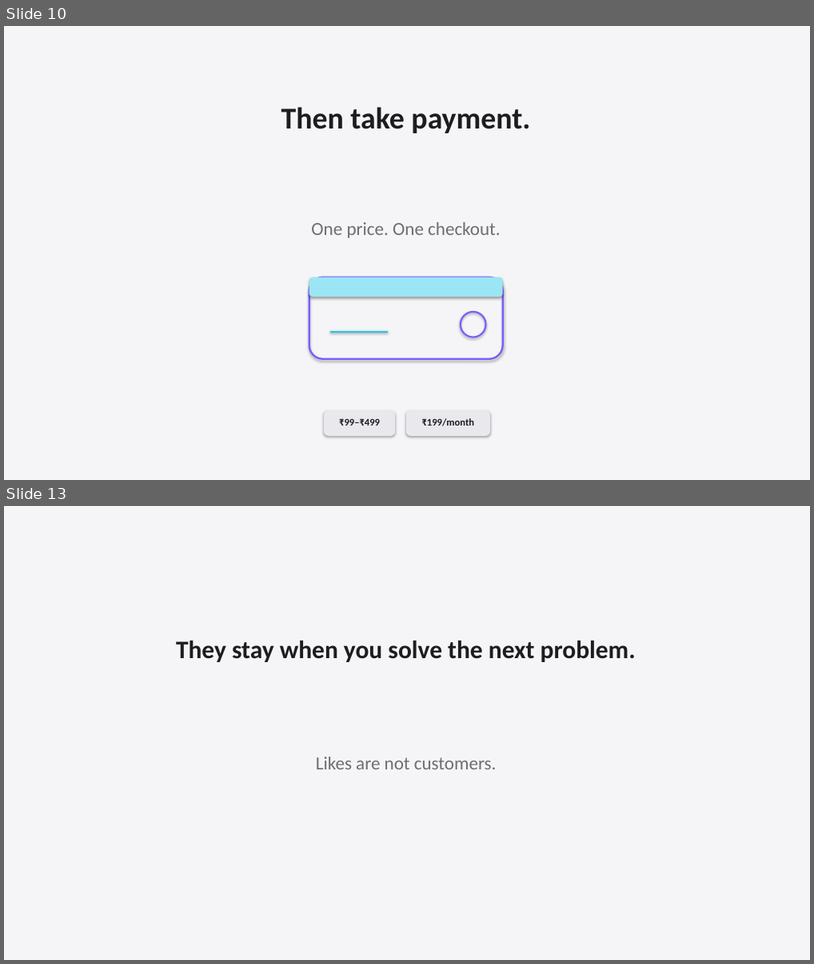
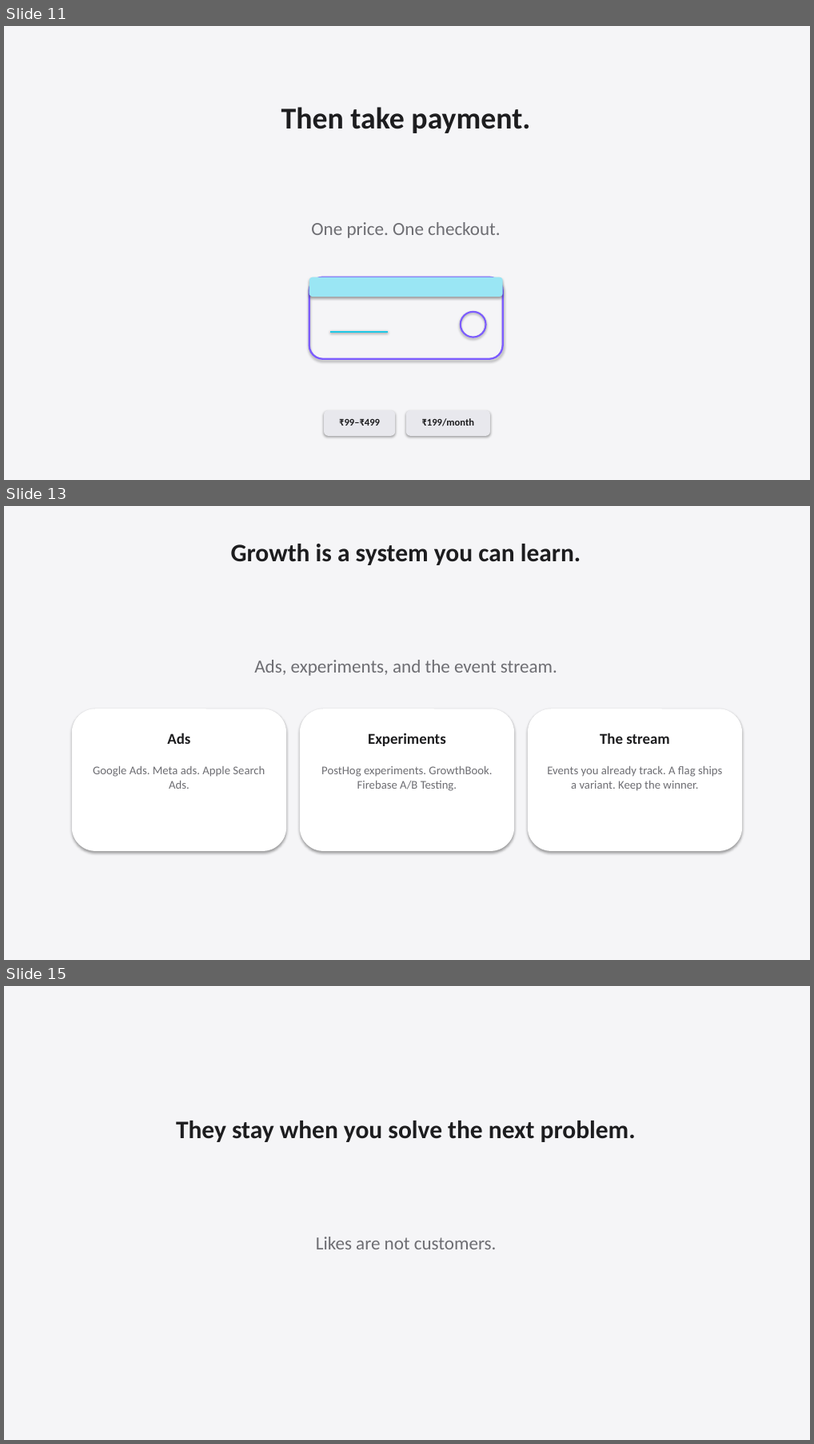
Before and after one commit to shangeethsivan/shangeethsivan.github.io, a slide deck: talks/whats-stopping-us-from-building-great-products-and-monetizing-them/whats-stopping-us-from-building-great-products-and-monetizing-them.pptx. Shown one above the other, each under a label of ours: slides 10 and 13 before the commit, slides 11, 13 and 15 after it; the slides between them are not shown. The pictures are 814x964 and 814x1444 pixels, drawn with LibreOffice and Linux fonts; fonts in the diff are those of the drawing. Boxes give left, top, right and bottom in pixels: in the first picture for what was removed or moved away, otherwise in the second. Text is boxed around its words. In the diff, an @@ line names an element or a change of style, - is before the commit and + after.

Commit message:
Expand the Shipaton keynote to twenty-five slides.
Adds checkout providers, Firebase analytics, a growth slide, and a follow slide so the HTML, PPTX, and PDF match before review.

```diff
--- a/talks/whats-stopping-us-from-building-great-products-and-monetizing-them/whats-stopping-us-from-building-great-products-and-monetizing-them.pptx
+++ b/talks/whats-stopping-us-from-building-great-products-and-monetizing-them/whats-stopping-us-from-building-great-products-and-monetizing-them.pptx
@@ slide 13 added at [4,506,810,960], background #FFFFFF @@
@@ rectangle added at [4,506,810,960], fill #F5F5F7 @@
@@ text added at [231,544,582,565], 30 pt, text #1D1D1F, bold @@
+Growth is a system you can learn.
@@ text added at [254,660,558,676], 22 pt, text #6E6E73 @@
+Ads, experiments, and the event stream.
@@ rounded rectangle added at [72,708,286,851], fill #FFFFFF @@
@@ rounded rectangle added at [300,708,514,851], fill #FFFFFF @@
@@ rounded rectangle added at [528,708,742,851], fill #FFFFFF @@
@@ text added at [167,732,190,744], 18 pt, text #1D1D1F, bold @@
+Ads
@@ text added at [368,732,446,746], 18 pt, text #1D1D1F, bold @@
+Experiments
@@ text added at [600,732,670,744], 18 pt, text #1D1D1F, bold @@
+The stream
@@ text added at [93,766,265,788], 14 pt, text #6E6E73 @@
+Google Ads. Meta ads. Apple Search Ads.
@@ text added at [322,766,492,791], 14 pt, text #6E6E73 @@
+PostHog experiments. GrowthBook. Firebase A/B Testing.
@@ text added at [547,766,722,791], 14 pt, text #6E6E73 @@
+Events you already track. A flag ships a variant. Keep the winner.
@@ what was slide 10 is now slide 11 @@
@@ what was slide 13 is now slide 15 @@
```
Also in this commit, not shown: 3 slides changed, 4 other slides added, 4 other files.
